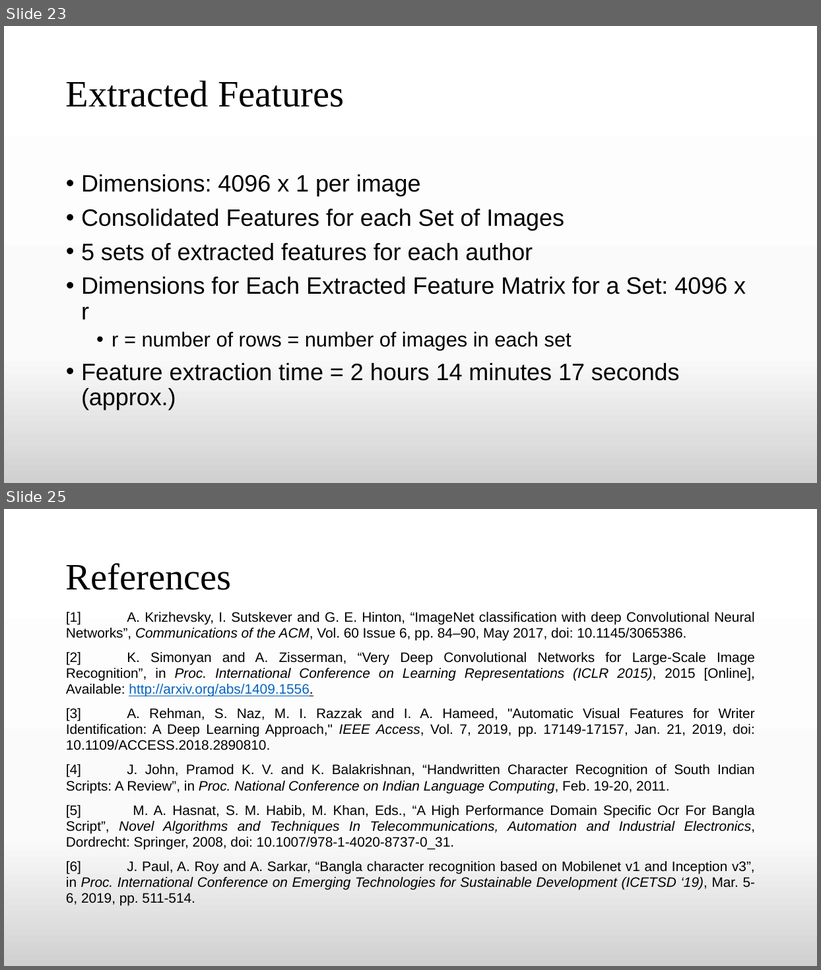
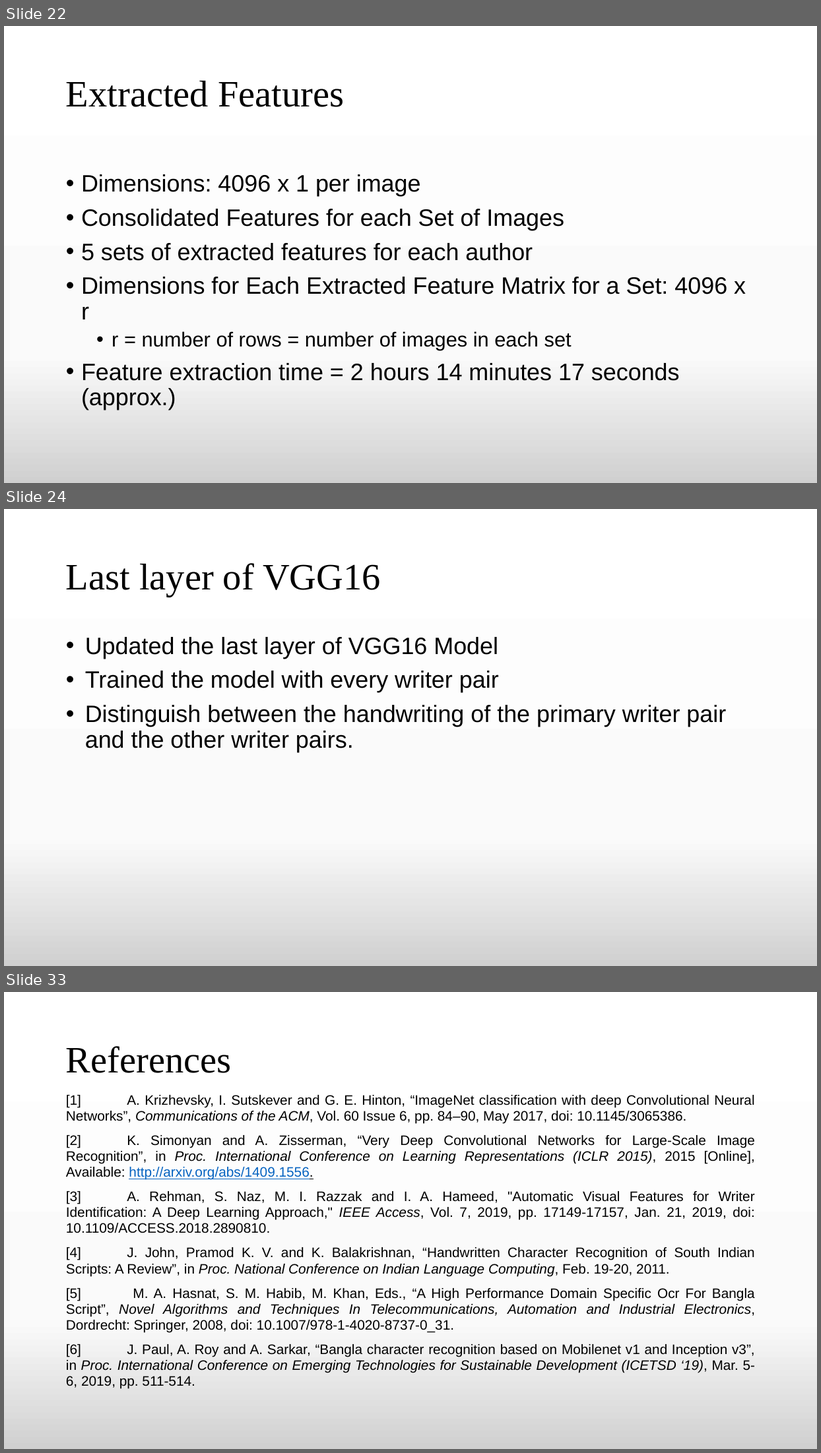
Before and after one commit to TheAnonymousMan/local-language-recognition-gcelt-class-2021, a slide deck: Documentation/4th Year Project Presentation.pptx. Shown one above the other, each under a label of ours: slides 23 and 25 before the commit, slides 22, 24 and 33 after it; the slides between them are not shown. The pictures are 821x970 and 821x1453 pixels, drawn with LibreOffice and Linux fonts; fonts in the diff are those of the drawing. Boxes give left, top, right and bottom in pixels: in the first picture for what was removed or moved away, otherwise in the second. Text is boxed around its words. In the diff, an @@ line names an element or a change of style, - is before the commit and + after.

```diff
--- a/Documentation/4th Year Project Presentation.pptx
+++ b/Documentation/4th Year Project Presentation.pptx
@@ slide 24 added at <box>4,509,817,966</box>, background gradient #FFFFFF to #FBFBFB to #D1D1D1 @@
@@ title added at <box>66,563,381,597</box>, 44 pt, text #000000 @@
+Last layer of VGG16
@@ text added at <box>85,637,726,753</box>, 28 pt, text #000000 @@
+• Updated the last layer of VGG16 Model
+• Trained the model with every writer pair
+• Distinguish between the handwriting of the primary writer pair and the other writer pairs.
@@ what was slide 23 is now slide 22 @@
@@ what was slide 25 is now slide 33 @@
```
Also in this commit, not shown: 5 slides changed, 8 other slides added, 3 other files.
